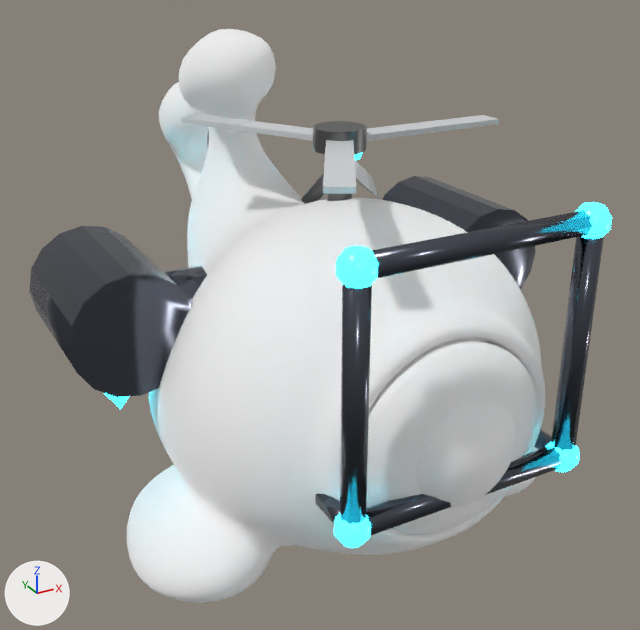
Renders of the glTF model assets/kit_hd/skins/Monster_VEX_Skyrig.glb from each side of a commit.
Rendered twice from a 50 mm lens placed at (-1.45, -2.78, 2.05), pointed at (0.03, -0.09, 0.7). Arrows for +X, +Y and +Z are at lower left; the lights stay in place. The first picture is the older version. Where no turn or scale is listed for an object, it has been applied to the vertices.

In view in the first picture: 'Monster_VEX_Skyrig', 'Monster_VEX_Skyrig_Evolution'.
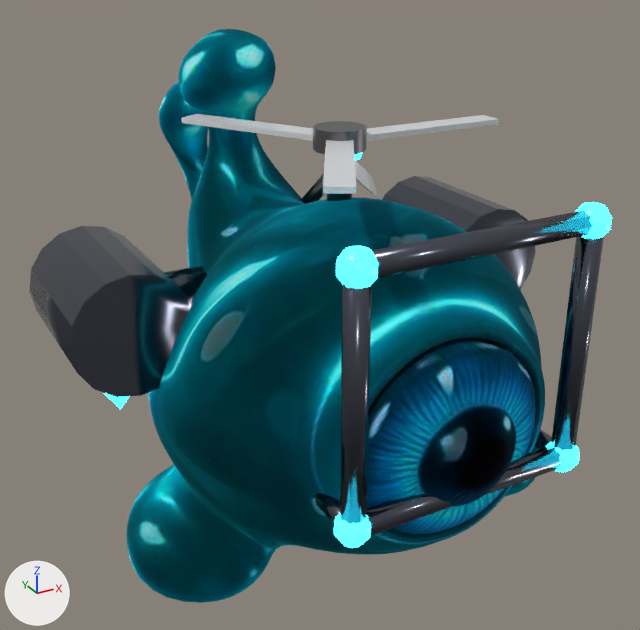
Changed parts and their boxes (x1, y1, x2, y2) in the pictures (640 x 630 px):
'Monster_VEX_Skyrig', surface changed (white to cyan)
    both: (127, 29, 545, 603)

Edits to the bpy script that builds the scene:
```text
Add img_texture_diffuse:
    img_texture_diffuse = load_image('texture_diffuse', '_unpacked/texture_diffuse', 512, 512, 'sRGB')
Change mat_model_001:
    remove mat_model_001.base_color = (1.0, 1.0, 1.0)  # white #ffffff
    add mat_model_001.texture = img_texture_diffuse
```
